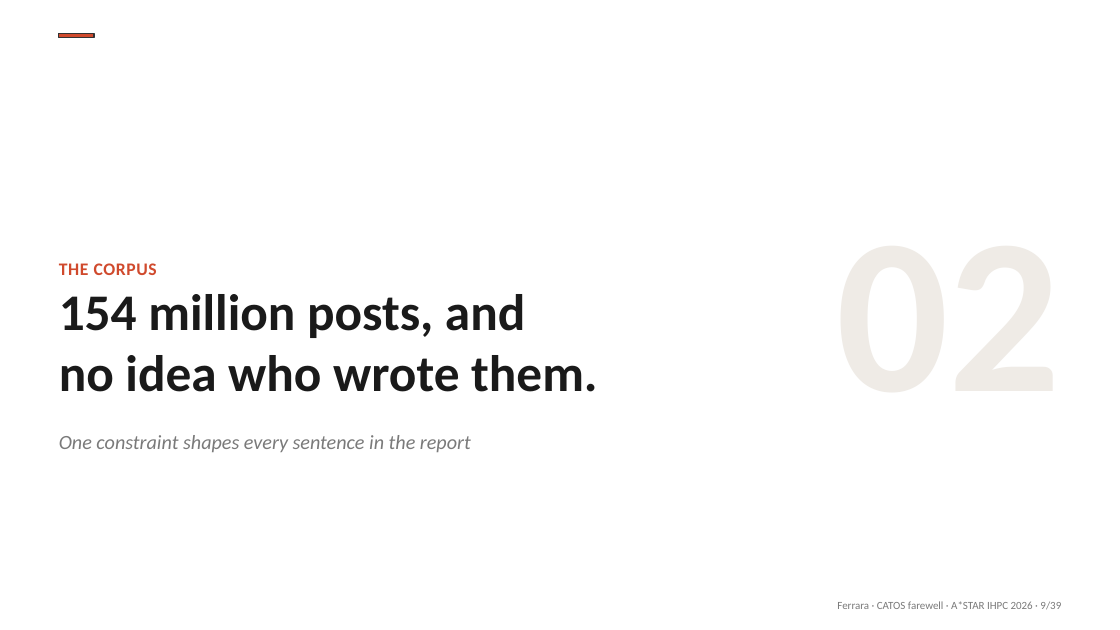
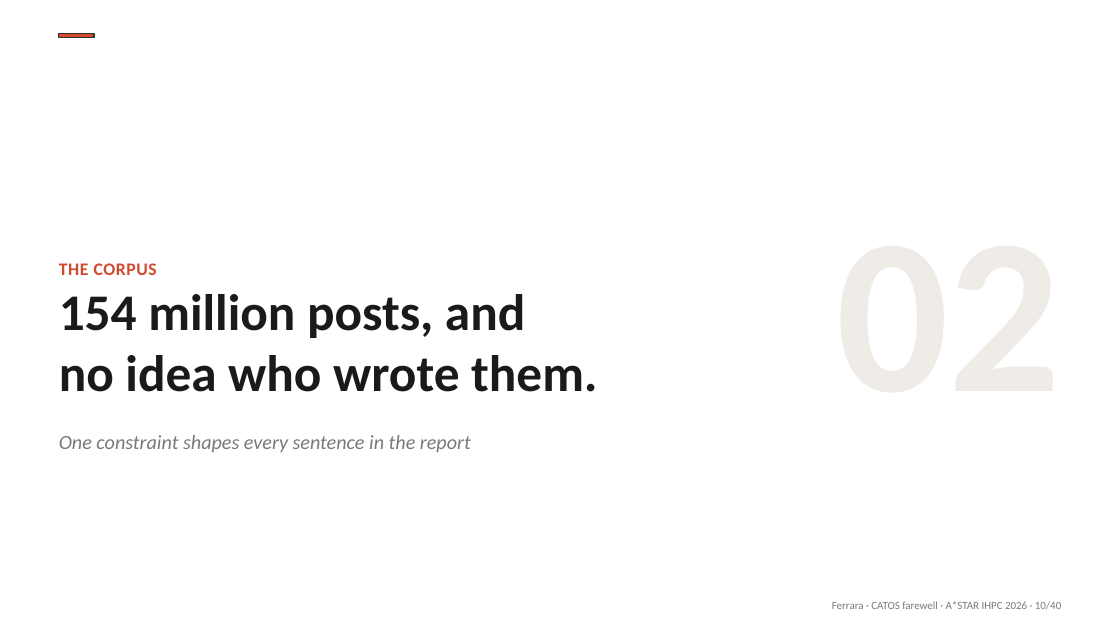
Before and after one commit to emilioferrara/bots2agents, a slide deck: slide 10 of catos-farewell/CATOS_Farewell_Ferrara_Aug2026.pptx (slide 9 before the commit). Drawn at 1120x630 pixels with LibreOffice and Linux fonts; fonts in the diff are those of the drawing. Boxes give left, top, right and bottom in pixels: in the first picture for what was removed or moved away, otherwise in the second. Text is boxed around its words. In the diff, an @@ line names an element or a change of style, - is before the commit and + after.

```diff
--- a/catos-farewell/CATOS_Farewell_Ferrara_Aug2026.pptx
+++ b/catos-farewell/CATOS_Farewell_Ferrara_Aug2026.pptx
@@ text at bbox=[832, 601, 1061, 609]: text changed @@
-Ferrara · CATOS farewell · A*STAR IHPC 2026 · 9/39
+Ferrara · CATOS farewell · A*STAR IHPC 2026 · 10/40
```
Also in this commit, not shown: 36 other slides changed, 1 slide added, 3 other files.
